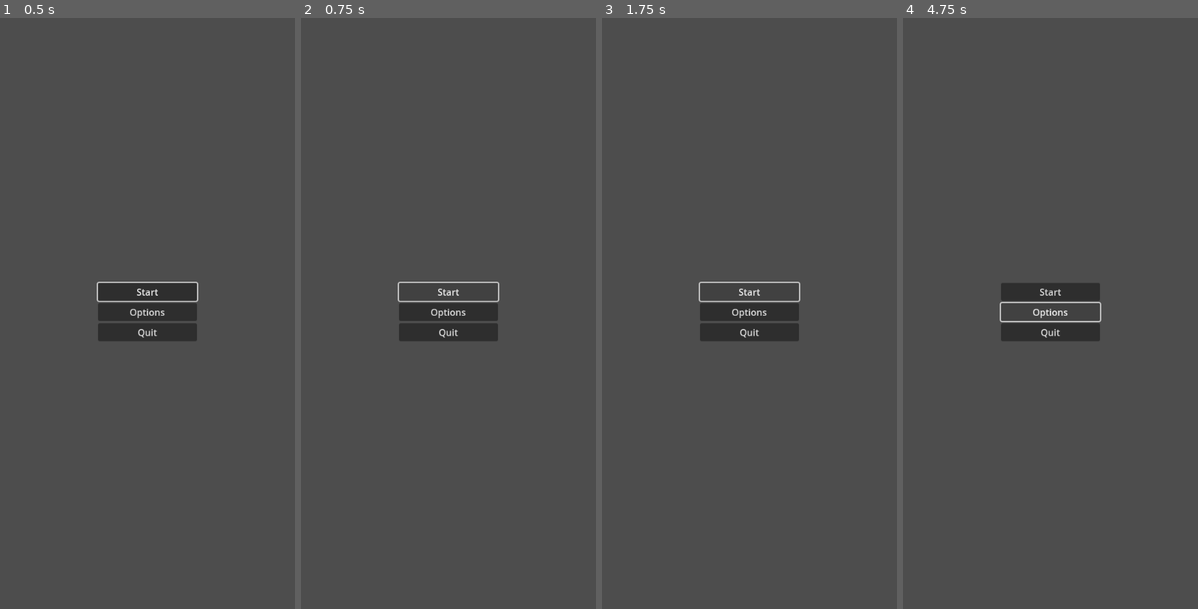
Above: before the commit, frames 1-4 (left to right).
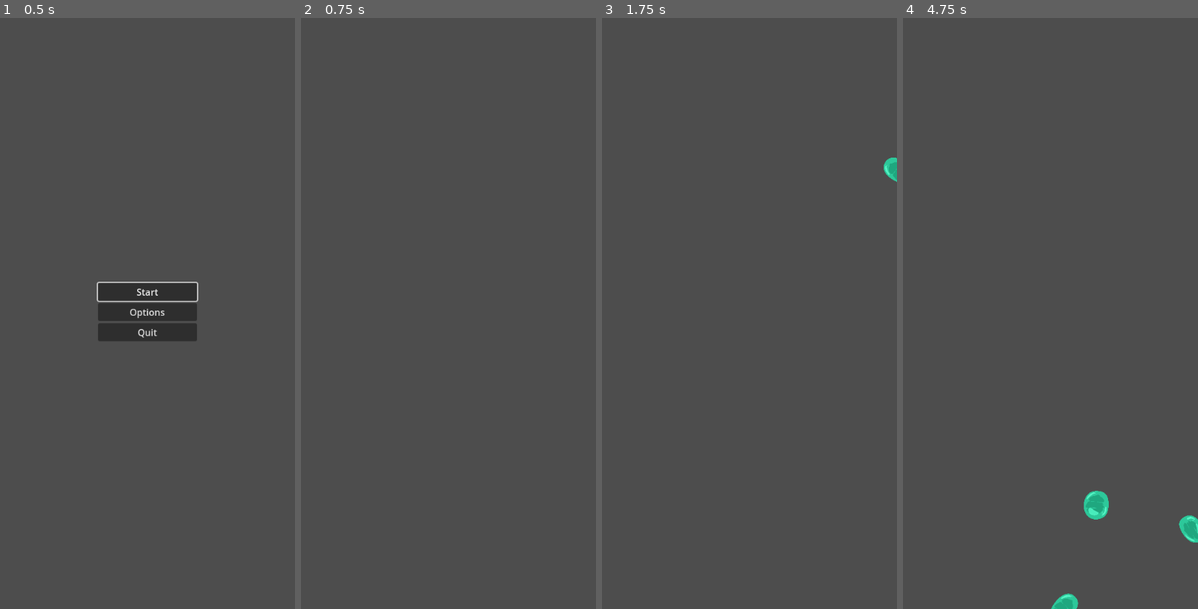
Above: after the commit, the same moments.

Repository: strbtrfll/slumak
Game: Godot game, scene res://Menu.tscn
The game is run twice, just before and just after one commit, with the same random seed, the same clock (stepped at 60 frames per second) and the same inputs. Before the commit the project has no main scene; this scene is started directly in both runs.
Inputs (mouse positions are in pixels of both pictures, inside the frame that each line leads up to):
- Up to frame 1 (0.5 s): no input
- Up to frame 2 (0.75 s): click "Start" at 0.5 s
- Up to frame 3 (1.75 s): click (749, 289) at 1.25 s, where only the run before the commit has a clickable "Start"
- Up to frame 4 (4.75 s): click (1050, 289) at 2 s, where only the run before the commit has a clickable "Start"; click (1050, 313) at 2.75 s, where only the run before the commit has a clickable "Options"

Frame 1 is identical in both runs. In frame 2, 2.2% of the frame differs, in the area x 32-68%, y 44-55%; in frame 3, 2.4%; in frame 4, 3.0%, in the area x 32-100%, y 44-100%.

Commit message:
Menu

Diff:
--- a/Menu.gd
+++ b/Menu.gd
@@ -5,7 +5,7 @@
 
 
 func _on_start_button_pressed():
-	get_tree().change_scene_to_file("res://test/sprite_2d.tscn") #указать путь к сцене(перетащить файл сцены в скобки())
+	get_tree().change_scene_to_file("res://main.tscn") #указать путь к сцене(перетащить файл сцены в скобки())
 
 func _on_option_button_pressed():
 	pass # Replace with function body.
--- a/project.godot
+++ b/project.godot
@@ -10,7 +10,7 @@
 
 [application]
 
-
+run/main_scene="res://Menu.tscn"
 config/features=PackedStringArray("4.2", "Mobile")
 config/icon="res://icon.svg"
 
